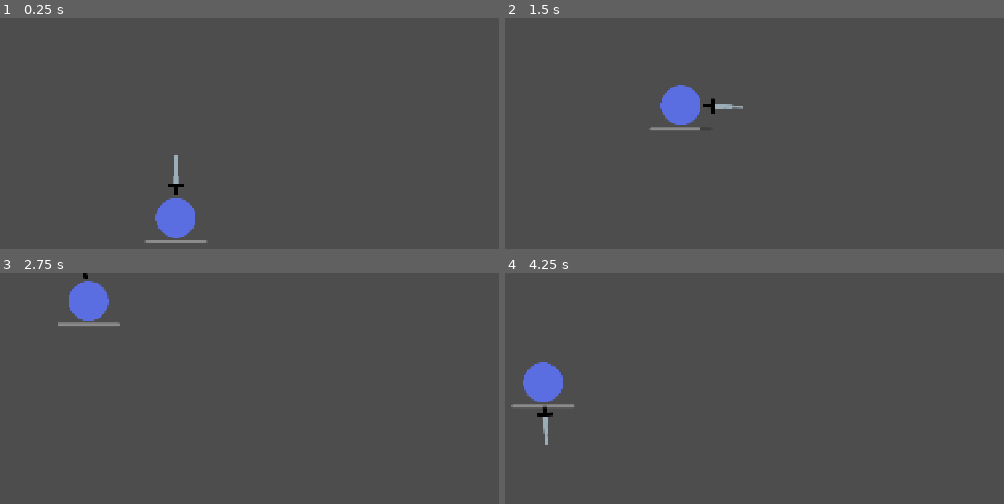
Above: before the commit, frames 1-4 (two rows, left to right).
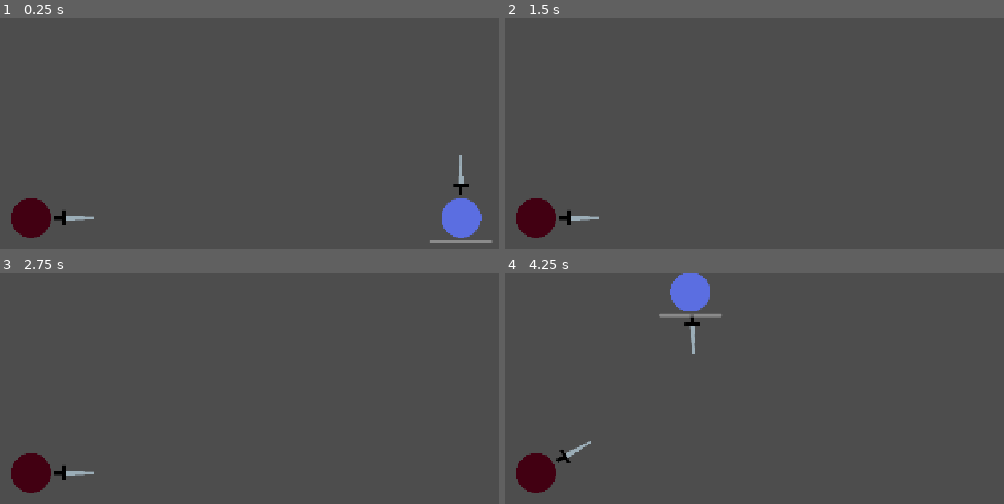
Above: after the commit, the same moments.

Repository: Traeves/Wakagashira
Game: Godot game, scene res://demo_scene.tscn
The game is run twice, just before and just after one commit, with the same random seed, the same clock (stepped at 60 frames per second) and the same inputs.
Inputs (mouse positions are in pixels of both pictures, inside the frame that each line leads up to):
- Up to frame 1 (0.25 s): no input
- Up to frame 2 (1.5 s): tap Enter at 0.5 s; move the mouse to (outside the picture) at 0.52 s; hold ` (toggle_capture) 0.53-1.28 s; hold W (up) from 0.53 s (still down); move the mouse to (779, 248) at 1.27 s; tap ` (toggle_capture) at 1.35 s
- Up to frame 3 (2.75 s): move the mouse to (outside the picture) at 2.02 s; release W (up) at 2.03 s; hold A (left) from 2.03 s (still down); hold ` (toggle_capture) from 2.03 s (still down)
- Up to frame 4 (4.25 s): move the mouse to (729, 497) at 2.77 s; release ` (toggle_capture) at 2.78 s; tap ` (toggle_capture) at 2.85 s; move the mouse to (599, 386) at 3.52 s; release A (left) at 3.53 s; hold S (down) from 3.53 s (still down); hold ` (toggle_capture) from 3.53 s (still down)

The runs differ from the first frame. In frame 1, 4.1% of the frame differs, in the area x 2-99%, y 59-98%; in frame 2, 2.7%; in frame 3, 2.6%; in frame 4, 4.2%, in the area x 1-44%, y 0-96%.

Commit message:
Added player tracking to enemies and bullet firing functionality.
Enemies now rotate to the player when inside their detection area. Their is a reload timer and enemies fire at the player when in range and "in sights".

Diff:
--- /dev/null
+++ b/bullet.gd
@@ -0,0 +1,15 @@
+extends RigidBody2D
+
+@onready var lifetime_timer := $LifetimeTimer
+
+func _ready() -> void:
+	lifetime_timer.timeout.connect(_on_lifetime_timer_timeout)
+	pass
+
+
+func _on_lifetime_timer_timeout() -> void:
+	queue_free()
+
+
+func _on_body_entered(body: Node) -> void:
+	queue_free()
--- /dev/null
+++ b/bullet.tscn
@@ -0,0 +1,37 @@
+[gd_scene format=3 uid="uid://cfithnwx1ettw"]
+
+[ext_resource type="Script" uid="uid://ci3gkowe4xqwa" path="res://bullet.gd" id="1_v7oki"]
+[ext_resource type="Texture2D" uid="uid://61jjbdxyhxgh" path="res://placeholder_player.png" id="2_v8qja"]
+
+[sub_resource type="PhysicsMaterial" id="PhysicsMaterial_v8qja"]
+friction = 0.1
+bounce = 1.0
+
+[sub_resource type="CircleShape2D" id="CircleShape2D_iifgy"]
+radius = 16.0
+
+[node name="Bullet" type="RigidBody2D" unique_id=1876961769]
+collision_layer = 8
+physics_material_override = SubResource("PhysicsMaterial_v8qja")
+gravity_scale = 0.0
+continuous_cd = 1
+contact_monitor = true
+max_contacts_reported = 1
+linear_damp_mode = 1
+angular_damp_mode = 1
+script = ExtResource("1_v7oki")
+
+[node name="CollisionShape2D" type="CollisionShape2D" parent="." unique_id=616430252]
+shape = SubResource("CircleShape2D_iifgy")
+
+[node name="Sprite2D" type="Sprite2D" parent="." unique_id=1434589600]
+modulate = Color(0, 0, 0, 1)
+scale = Vector2(0.5, 0.5)
+texture = ExtResource("2_v8qja")
+
+[node name="LifetimeTimer" type="Timer" parent="." unique_id=893925947]
+process_callback = 0
+one_shot = true
+autostart = true
+
+[connection signal="body_entered" from="." to="." method="_on_body_entered"]
--- a/demo_scene.tscn
+++ b/demo_scene.tscn
@@ -2,6 +2,7 @@
 
 [ext_resource type="Script" uid="uid://dtapvhlaogsvs" path="res://demo_scene.gd" id="1_iapjp"]
 [ext_resource type="PackedScene" uid="uid://vj135icj6xmu" path="res://player.tscn" id="2_8n7uv"]
+[ext_resource type="PackedScene" uid="uid://dgtelltht8y87" path="res://enemy.tscn" id="3_ayuu8"]
 
 [node name="DemoScene" type="Node" unique_id=2033252439]
 script = ExtResource("1_iapjp")
@@ -10,4 +11,7 @@
 position = Vector2(576, 320)
 
 [node name="Player" parent="." unique_id=432388353 instance=ExtResource("2_8n7uv")]
-position = Vector2(576, 320)
+position = Vector2(1032, 320)
+
+[node name="Enemy" parent="." unique_id=1583411980 instance=ExtResource("3_ayuu8")]
+position = Vector2(344, 320)
--- /dev/null
+++ b/enemy.gd
@@ -0,0 +1,74 @@
+extends CharacterBody2D
+
+@export var reload_time : float = 1.0
+@export var turn_speed : float = 0.1
+@export var trigger_happiness : float = 0.01
+@export var bullet_speed : float = 1000.0
+@export var bullet_scene : PackedScene
+
+@onready var detection_area := $DetectionArea
+@onready var pivot := $Pivot
+@onready var muzzle := $Pivot/GunHolder
+@onready var reload_timer:= $ReloadTimer
+
+
+var target : Node2D
+var reloading : bool = false
+
+
+func _ready() -> void:
+	detection_area.body_entered.connect(_on_detection_area_entered)
+	detection_area.body_exited.connect(_on_detection_area_exited)
+	reload_timer.timeout.connect(_on_reload_timeout)
+	pass
+
+
+func _physics_process(delta: float) -> void:
+	var can_shoot
+	if target:
+		can_shoot = rotate_to_target()
+
+	if can_shoot:
+		shoot()
+	pass
+
+
+func _on_detection_area_entered(body: Node2D) -> void:
+	print("Acquired Target")
+	target = body
+
+
+func _on_reload_timeout() -> void:
+	print("Reloaded")
+	reloading = false
+
+func _on_detection_area_exited(_body: Node2D) -> void:
+	print("Lost Target")
+	target = null
+
+func rotate_to_target() -> bool:
+	var angle_to_target = get_angle_to(target.global_position)
+	var lerp_result = lerp_angle(pivot.rotation, angle_to_target, turn_speed)
+	var rotation_delta = abs(pivot.rotation - lerp_result)
+	pivot.rotation = lerp_result
+	if rotation_delta < trigger_happiness:
+		return true
+	else:
+
+		return false
+
+
+func shoot():
+	if reloading:
+		pass
+	else:
+		print("Shooting")
+
+		var bullet = bullet_scene.instantiate()
+		bullet.global_position = muzzle.global_position
+		bullet.rotation = pivot.rotation
+		get_tree().root.add_child(bullet)
+		bullet.linear_velocity = Vector2.RIGHT.rotated(pivot.rotation) * bullet_speed
+
+		reload_timer.start(reload_time)
+		reloading = true
--- /dev/null
+++ b/enemy.tscn
@@ -0,0 +1,48 @@
+[gd_scene format=3 uid="uid://dgtelltht8y87"]
+
+[ext_resource type="Script" uid="uid://dsfum5u2ftukr" path="res://enemy.gd" id="1_qi2p4"]
+[ext_resource type="PackedScene" uid="uid://cfithnwx1ettw" path="res://bullet.tscn" id="2_epg4t"]
+[ext_resource type="Texture2D" uid="uid://61jjbdxyhxgh" path="res://placeholder_player.png" id="2_iifgy"]
+[ext_resource type="Texture2D" uid="uid://drr1u47btcvj5" path="res://placeholder_sword.png" id="3_epg4t"]
+
+[sub_resource type="CircleShape2D" id="CircleShape2D_yf5fn"]
+radius = 32.0
+
+[sub_resource type="CircleShape2D" id="CircleShape2D_g4v7s"]
+radius = 384.0833
+
+[node name="Enemy" type="CharacterBody2D" unique_id=1583411980 groups=["enemies"]]
+collision_layer = 2
+collision_mask = 4
+script = ExtResource("1_qi2p4")
+turn_speed = 0.2
+trigger_happiness = 0.05
+bullet_scene = ExtResource("2_epg4t")
+
+[node name="HurtBox" type="CollisionShape2D" parent="." unique_id=902581824]
+shape = SubResource("CircleShape2D_yf5fn")
+debug_color = Color(0.96533865, 1.1551381e-06, 0.49022233, 0.41960785)
+
+[node name="Sprite2D" type="Sprite2D" parent="." unique_id=322514381]
+modulate = Color(0.72177464, 0, 0.07895415, 1)
+texture = ExtResource("2_iifgy")
+
+[node name="Pivot" type="Node2D" parent="." unique_id=69421609]
+
+[node name="GunHolder" type="Node2D" parent="Pivot" unique_id=516851287]
+position = Vector2(40, 0)
+rotation = 1.5707964
+
+[node name="Sprite2D" type="Sprite2D" parent="Pivot/GunHolder" unique_id=627371907]
+texture = ExtResource("3_epg4t")
+offset = Vector2(0, -30)
+
+[node name="DetectionArea" type="Area2D" parent="." unique_id=1762997531]
+collision_layer = 0
+
+[node name="CollisionShape2D" type="CollisionShape2D" parent="DetectionArea" unique_id=1076924491]
+shape = SubResource("CircleShape2D_g4v7s")
+
+[node name="ReloadTimer" type="Timer" parent="." unique_id=2135889005]
+process_callback = 0
+one_shot = true
--- a/player.gd
+++ b/player.gd
@@ -1,7 +1,7 @@
 extends CharacterBody2D
 
 ## How fast the player moves.
-@export var move_speed = 200.0
+@export var move_speed = 400.0
 ## How much max stamina the player has.
 @export var max_stamina: float = 100.0
 ## How sensitive the mouse is (Greater values mean less sensitive).
@@ -37,7 +37,7 @@
 	else:
 		swing_distance = 0
 
-	# 3. Apply the stamina drain or stamina regen
+	# 2. Apply the stamina drain or stamina regen
 	if swing_distance:
 		drain_swing_stamina(swing_distance)
 	else:
@@ -49,7 +49,6 @@
 	# Get the input direction and handle the movement/deceleration.
 	var direction := Input.get_vector("left", "right", "up", "down")
 	if direction:
-		print(direction)
 		velocity = direction.normalized() * move_speed * (current_stamina / max_stamina)
 	else:
 		velocity = Vector2.ZERO
--- a/player.tscn
+++ b/player.tscn
@@ -10,7 +10,8 @@
 [sub_resource type="RectangleShape2D" id="RectangleShape2D_eyvyl"]
 size = Vector2(10, 53)
 
-[node name="Player" type="CharacterBody2D" unique_id=432388353]
+[node name="Player" type="CharacterBody2D" unique_id=432388353 groups=["player"]]
+collision_mask = 8
 motion_mode = 1
 script = ExtResource("1_i3pqv")
 
@@ -24,6 +25,8 @@
 
 [node name="Area2D" type="Area2D" parent="Sword" unique_id=466930176]
 position = Vector2(0, -48)
+collision_layer = 8
+collision_mask = 4
 
 [node name="Sprite2D" type="Sprite2D" parent="Sword/Area2D" unique_id=473748852]
 texture = ExtResource("2_i3pqv")
--- a/project.godot
+++ b/project.godot
@@ -21,6 +21,11 @@
 window/size/viewport_height=720
 window/stretch/mode="canvas_items"
 window/stretch/aspect="expand"
+
+[global_group]
+
+player=""
+enemies=""
 
 [input]
 
@@ -50,6 +55,13 @@
 ]
 }
 
+[layer_names]
+
+2d_physics/layer_1="Player"
+2d_physics/layer_2="Enemies"
+2d_physics/layer_3="Sword"
+2d_physics/layer_4="Projectiles"
+
 [physics]
 
 3d/physics_engine="Jolt Physics"
Not shown, added: bullet.gd.uid
Not shown, added: enemy.gd.uid
